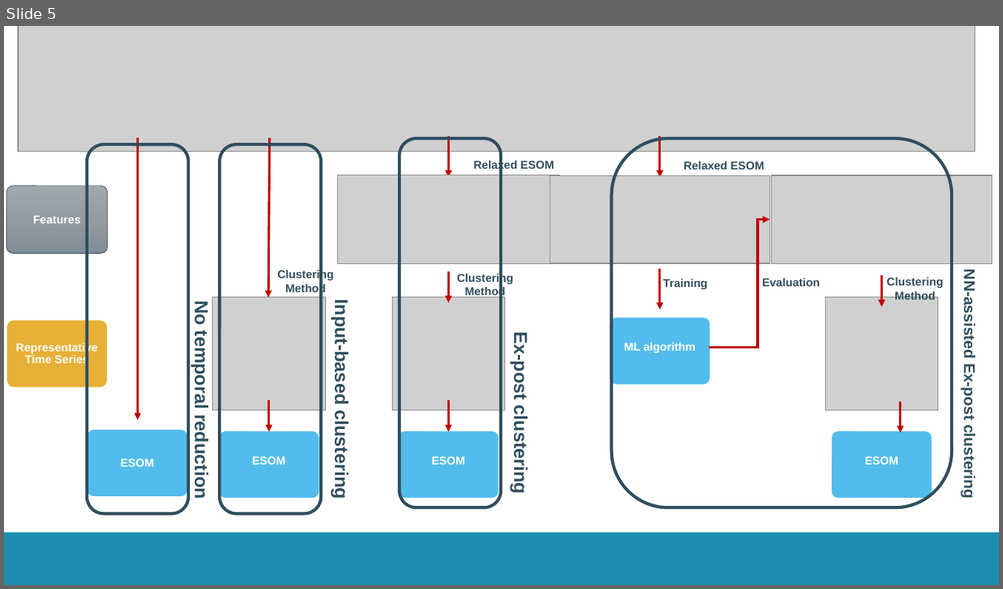
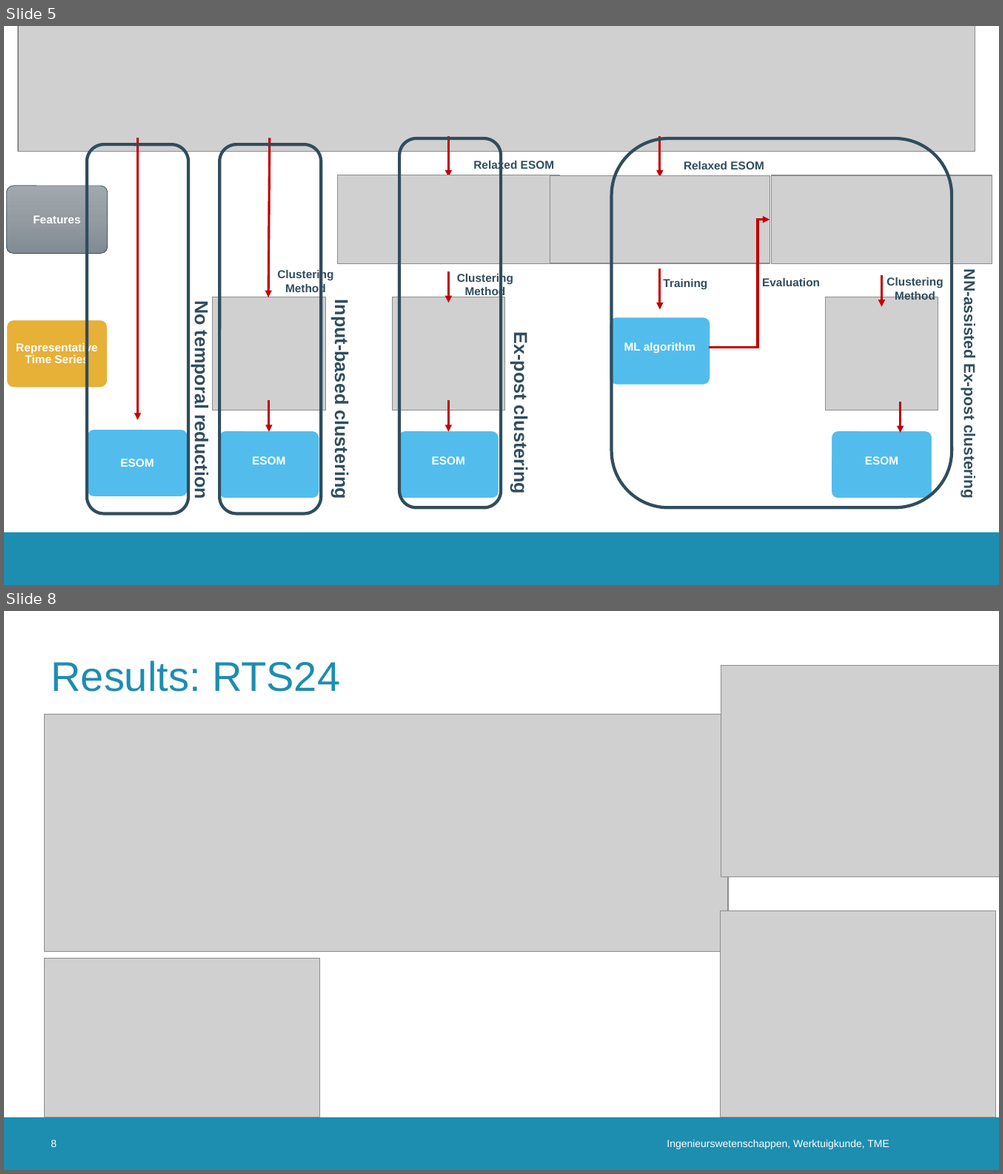
Before and after one commit to erikfilias/JointResearch, a slide deck: 02. Presentations/Process_visual.pptx. Shown one above the other, each under a label of ours: slide 5 before the commit, slides 5 and 8 after it; the slides between them are not shown. The pictures are 1003x589 and 1003x1174 pixels, drawn with LibreOffice and Linux fonts; fonts in the diff are those of the drawing; grey boxes stand for pictures; background and template pictures are left out. Boxes give left, top, right and bottom in pixels: in the first picture for what was removed or moved away, otherwise in the second. Text is boxed around its words. In the diff, an @@ line names an element or a change of style, - is before the commit and + after.

```diff
--- a/02. Presentations/Process_visual.pptx
+++ b/02. Presentations/Process_visual.pptx
@@ slide 8 added at (4, 611, 999, 1170), background #FFFFFF; not listed: 1 template element that a slide beside it also shows @@
@@ title added at (51, 661, 340, 692), 40 pt, text #1D8DB0 @@
+Results: RTS24
@@ picture added at (721, 666, 999, 877) @@
@@ picture added at (44, 715, 728, 952) @@
@@ picture added at (720, 911, 996, 1118) @@
@@ picture added at (44, 959, 320, 1119) @@
@@ page number added at (51, 1140, 57, 1147), 10 pt, text #FFFFFF @@
+8
@@ text added at (666, 1140, 889, 1150), 10 pt, text #FFFFFF @@
+Ingenieurswetenschappen, Werktuigkunde, TME
```
Also in this commit, not shown: 1 slide changed, 1 other slide added, 13 other files.
